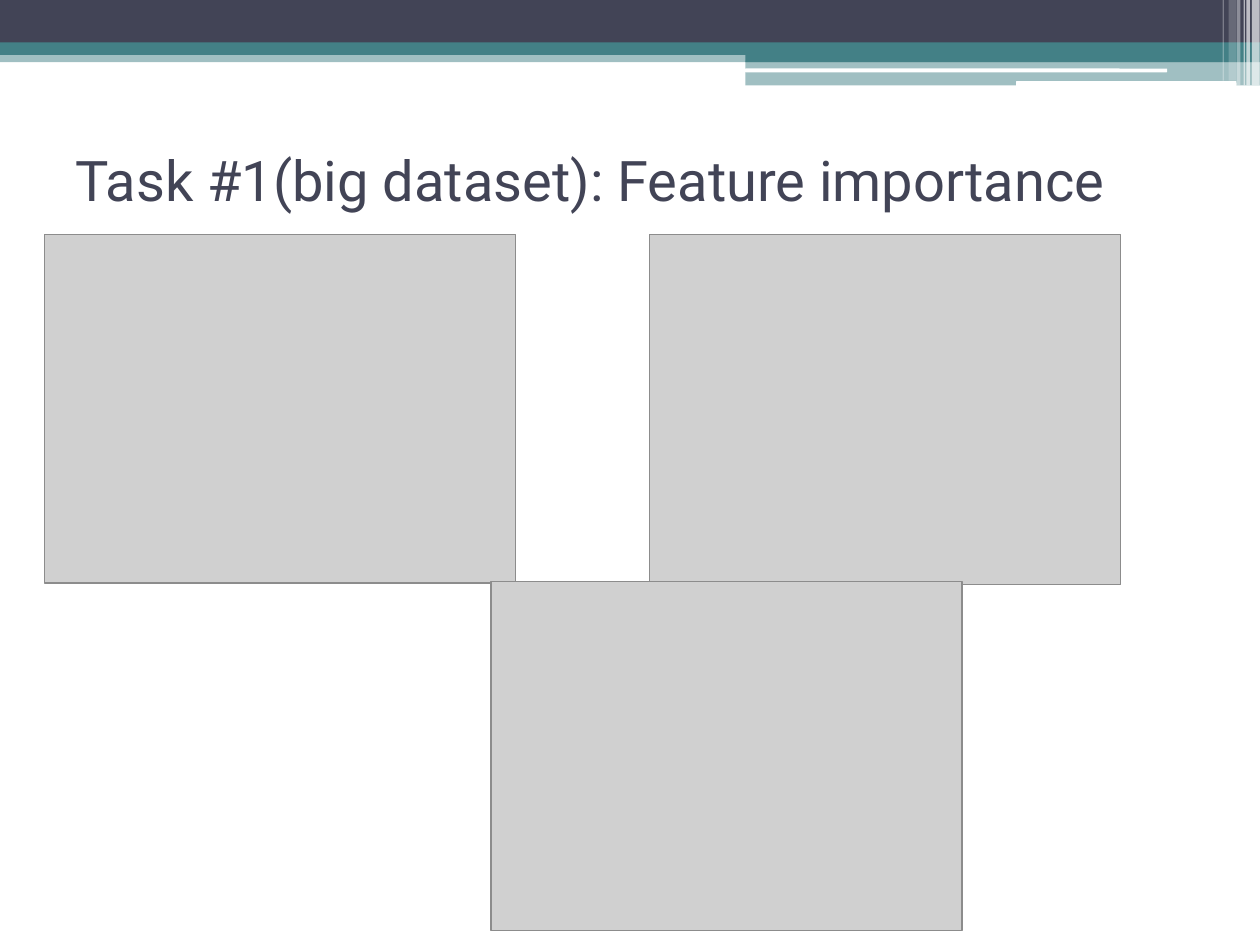
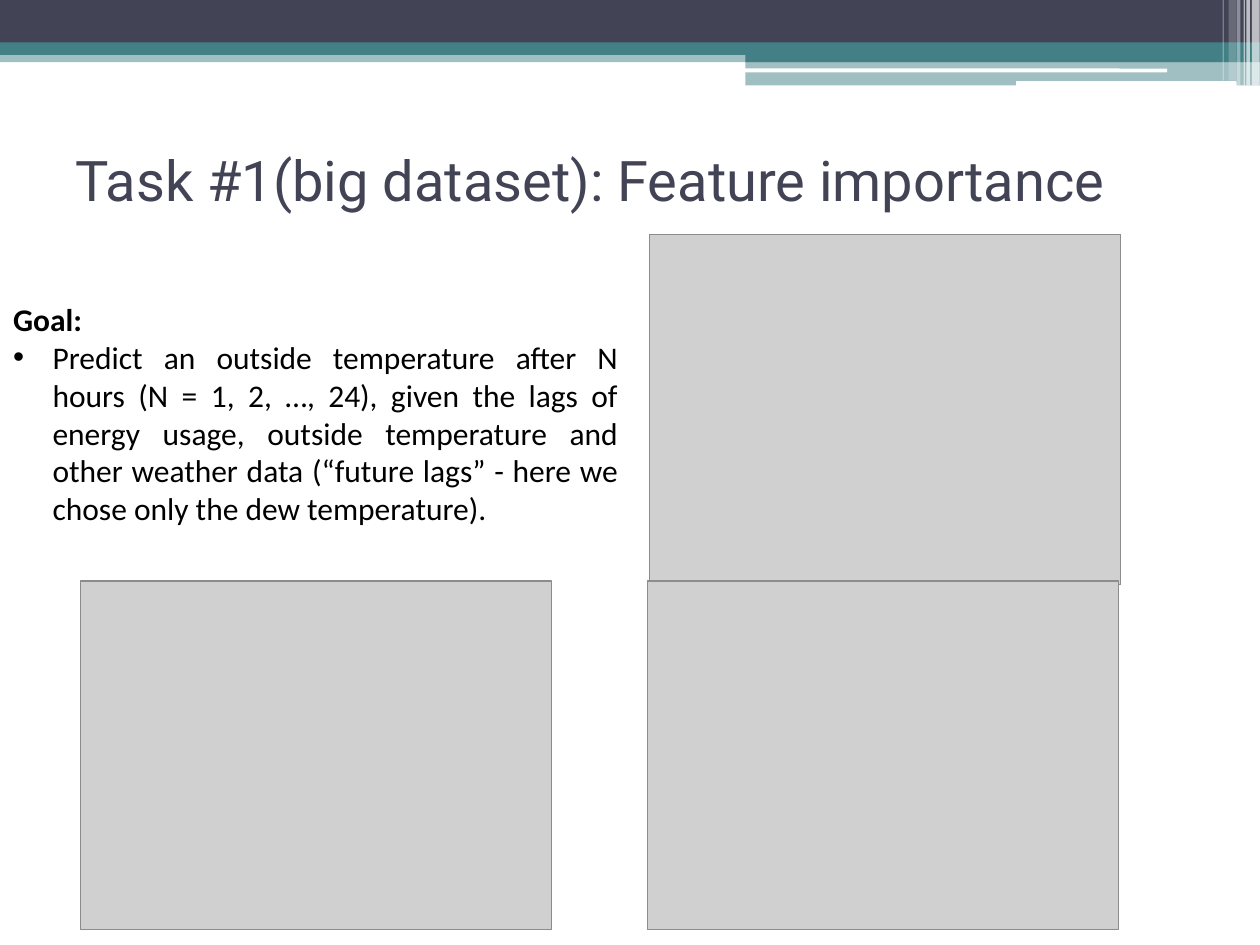
Before and after one commit to TarasKutsyk/ML-for-Automation-Project, a slide deck: slide 11 of Presentation ASHRAE.pptx. Drawn at 1260x945 pixels with LibreOffice and Linux fonts; fonts in the diff are those of the drawing; grey boxes stand for pictures. Boxes give left, top, right and bottom in pixels: in the first picture for what was removed or moved away, otherwise in the second. Text is boxed around its words. In the diff, an @@ line names an element or a change of style, - is before the commit and + after.

```diff
--- a/Presentation ASHRAE.pptx
+++ b/Presentation ASHRAE.pptx
@@ text added at (13, 309, 618, 525), 18 pt, text #000000 @@
+Goal:
+• Predict an outside temperature after N hours (N = 1, 2, …, 24), given the lags of energy usage, outside temperature and other weather data (“future lags” - here we chose only the dew temperature).
@@ picture: place and size @@
-picture at (44, 234, 515, 583)
+picture at (81, 581, 552, 930)
@@ picture: place and size @@
-picture at (491, 582, 963, 931)
+picture at (648, 581, 1119, 930)
```
Also in this commit, not shown: 11 other slides changed, 4 slides added, 2 slides removed, 2 other files.
